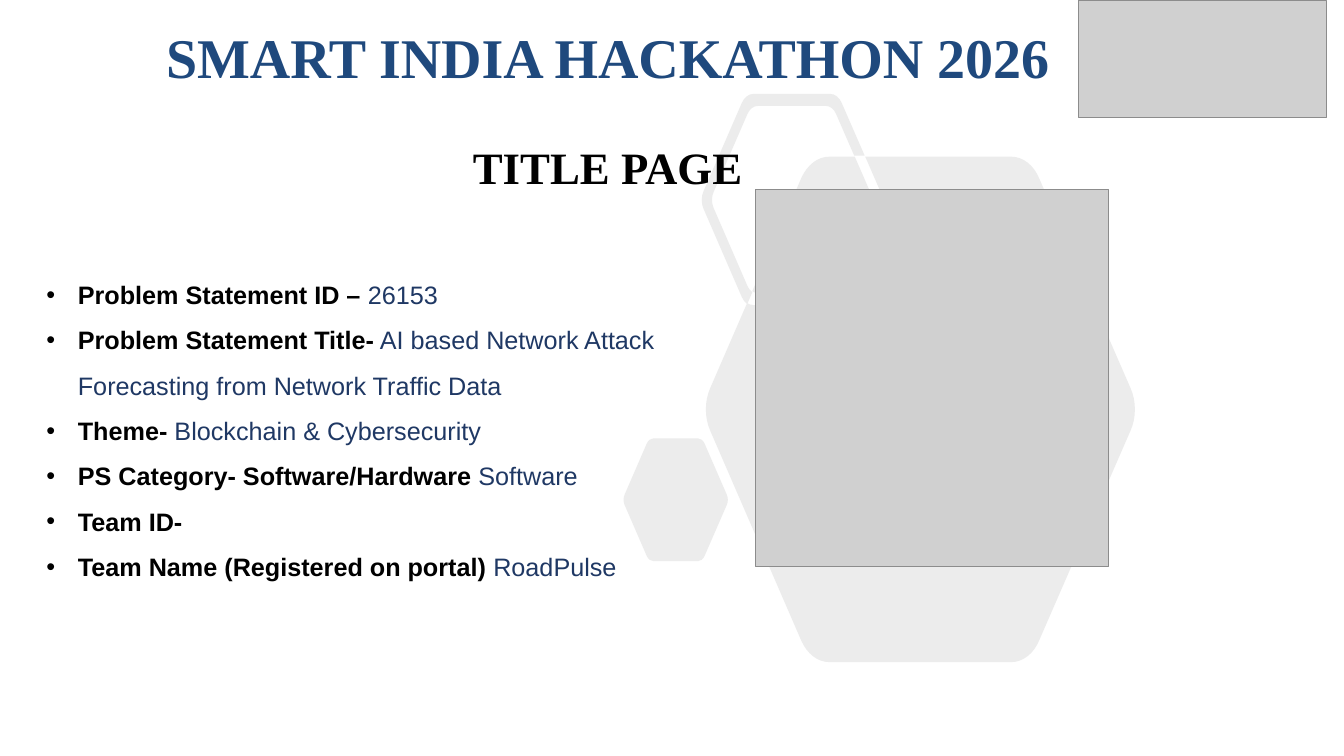
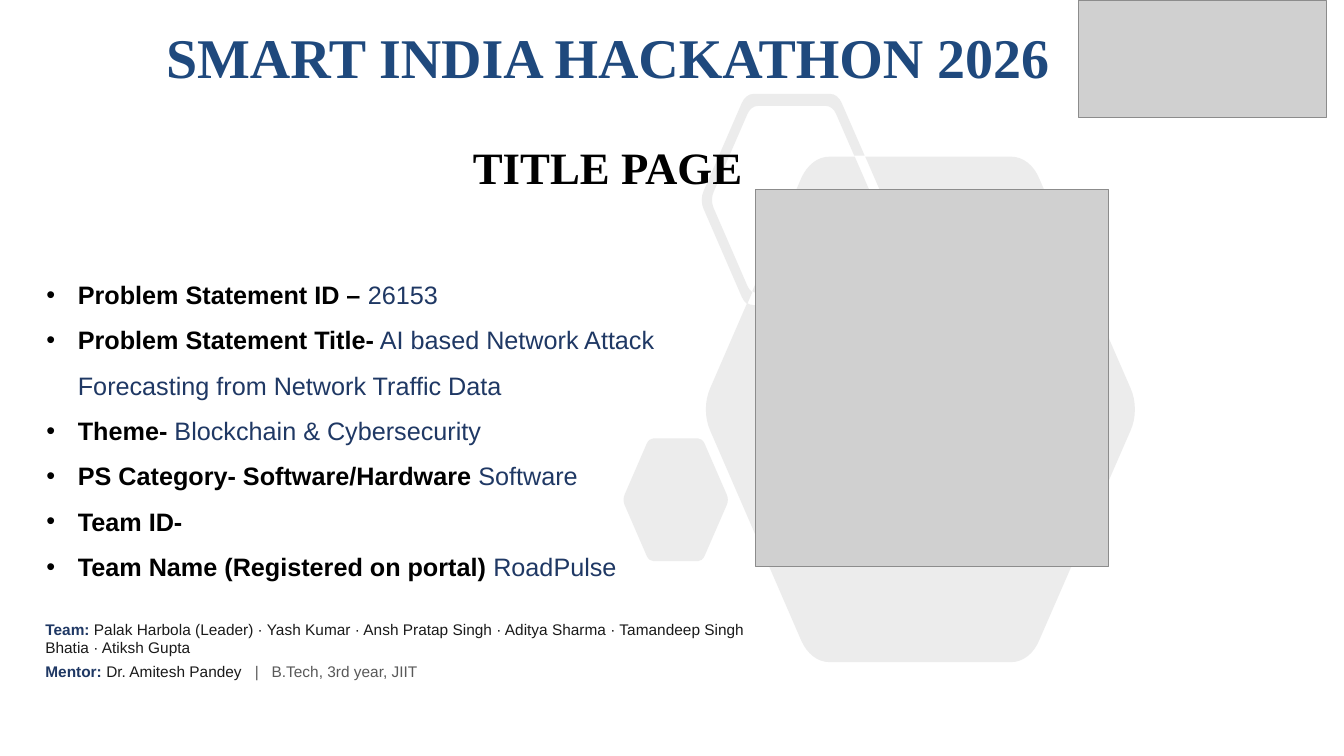
Before and after one commit to Yash6163/AEGIS.AI, a slide deck: slide 1 of presentation/RoadPulse_SIH2026_PS26153.pptx. Drawn at 1344x756 pixels with LibreOffice and Linux fonts; fonts in the diff are those of the drawing; grey boxes stand for pictures. Boxes give left, top, right and bottom in pixels: in the first picture for what was removed or moved away, otherwise in the second. Text is boxed around its words. In the diff, an @@ line names an element or a change of style, - is before the commit and + after.

Commit message:
SIH deck: add team members and mentor to the title page

```diff
--- a/presentation/RoadPulse_SIH2026_PS26153.pptx
+++ b/presentation/RoadPulse_SIH2026_PS26153.pptx
@@ text added at (45, 624, 743, 680), 11 pt, text #1A1A1A @@
+Team: Palak Harbola (Leader) · Yash Kumar · Ansh Pratap Singh · Aditya Sharma · Tamandeep Singh Bhatia · Atiksh Gupta
+Mentor: Dr. Amitesh Pandey | B.Tech, 3rd year, JIIT
```
Also in this commit, not shown: 2 other files.
